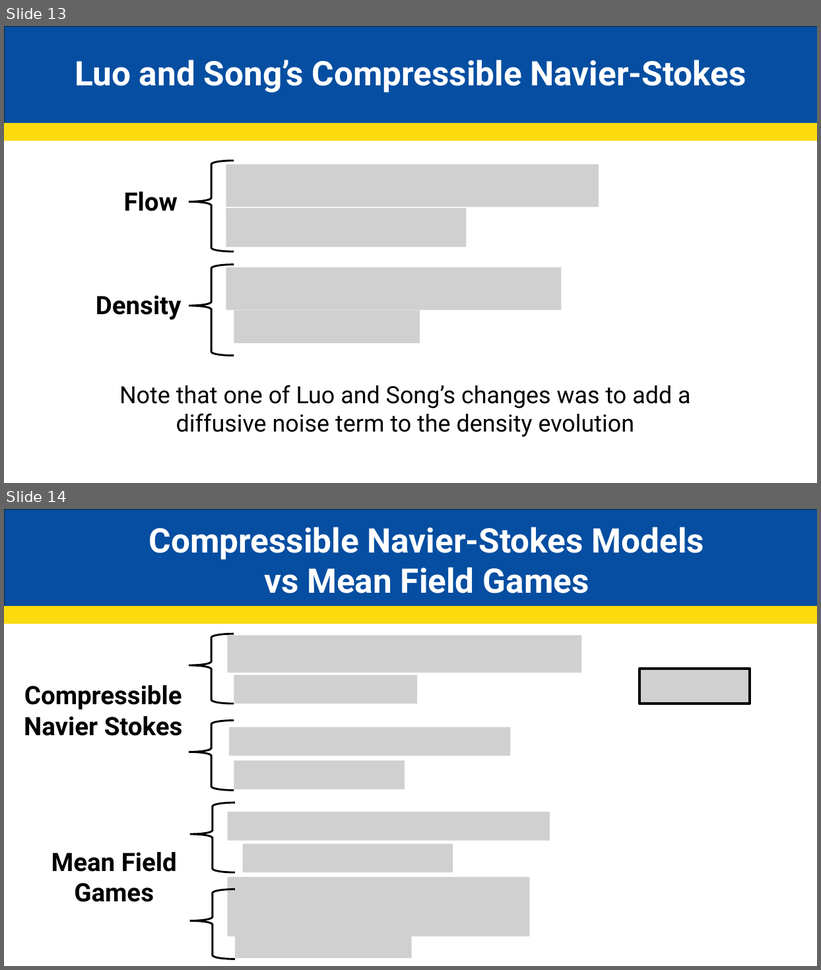
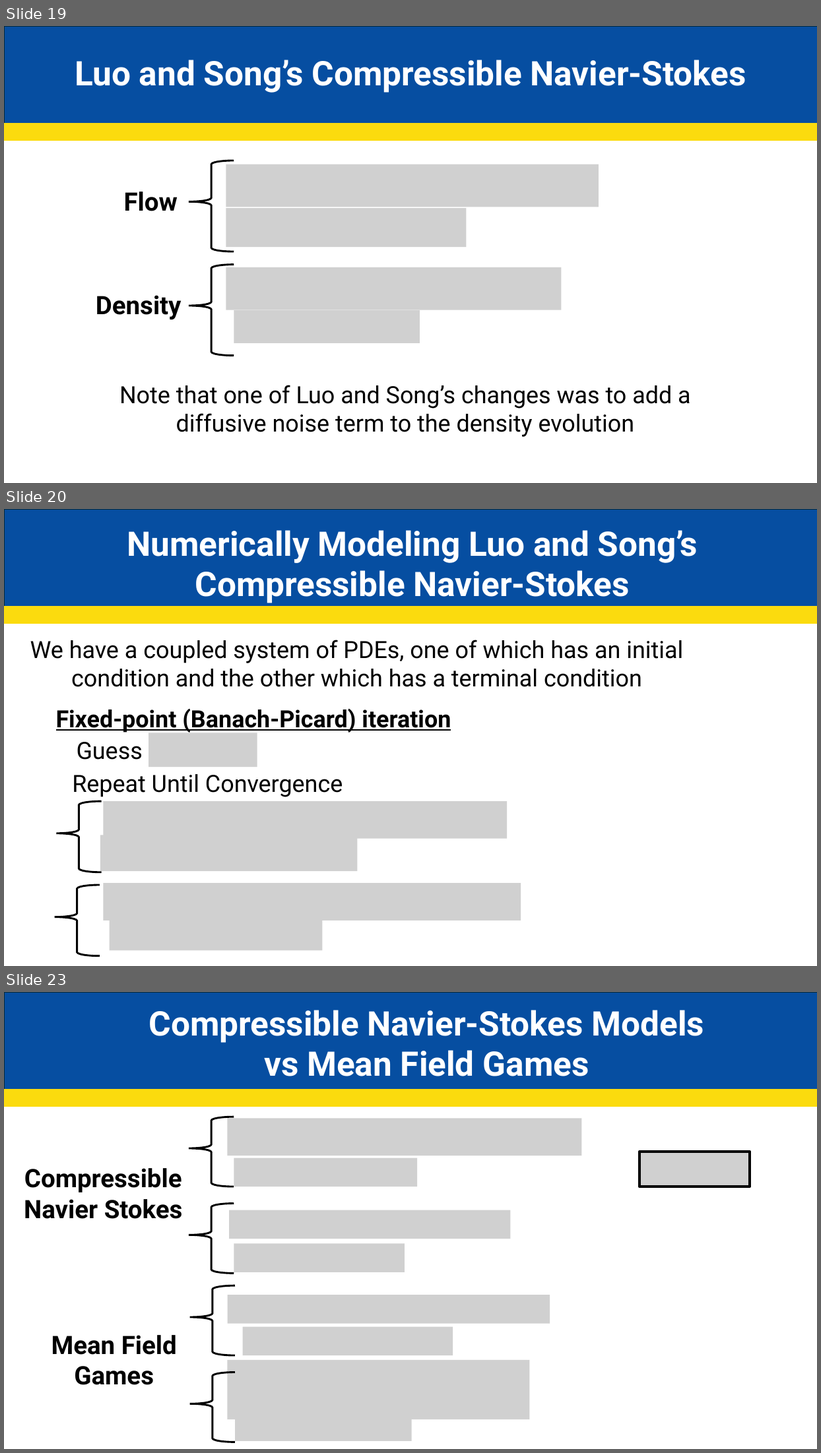
Before and after one commit to JakeCisc210/Candidacy, a slide deck: Reading Course/Presentations/Game Theory Eleven.pptx. Shown one above the other, each under a label of ours: slides 13 and 14 before the commit, slides 19, 20 and 23 after it; the slides between them are not shown. The pictures are 821x970 and 821x1453 pixels, drawn with LibreOffice and Linux fonts; fonts in the diff are those of the drawing; grey boxes stand for pictures. Boxes give left, top, right and bottom in pixels: in the first picture for what was removed or moved away, otherwise in the second. Text is boxed around its words. In the diff, an @@ line names an element or a change of style, - is before the commit and + after.

```diff
--- a/Reading Course/Presentations/Game Theory Eleven.pptx
+++ b/Reading Course/Presentations/Game Theory Eleven.pptx
@@ slide 20 added at [4, 509, 817, 966], background #FFFFFF @@
@@ rectangle added at [5, 509, 817, 607], fill #064EA1, outline #092A39 1.5 pt @@
@@ text added at [127, 530, 698, 603], 40 pt, text #FFFFFF, bold @@
+Numerically Modeling Luo and Song’s Compressible Navier-Stokes
@@ rectangle added at [4, 607, 817, 623], fill #FBDB0E, outline #FBDB0E 1.5 pt @@
@@ text added at [30, 640, 683, 687], 28 pt, text #000000 @@
+We have a coupled system of PDEs, one of which has an initial condition and the other which has a terminal condition
@@ text added at [56, 709, 451, 733], 28 pt, text #000000, bold, underline @@
+Fixed-point (Banach-Picard) iteration
@@ text added at [77, 742, 143, 760], 28 pt, text #000000 @@
+Guess
@@ picture added at [149, 733, 257, 767] @@
@@ text added at [72, 774, 343, 797], 28 pt, text #000000 @@
+Repeat Until Convergence
@@ right brace added at [56, 802, 102, 873], outline #000000 2.25 pt @@
@@ picture added at [104, 801, 507, 838] @@
@@ picture added at [100, 835, 358, 871] @@
@@ picture added at [104, 883, 521, 921] @@
@@ right brace added at [55, 885, 100, 956], outline #000000 2.25 pt @@
@@ picture added at [110, 921, 322, 951] @@
@@ what was slide 13 is now slide 19 @@
@@ what was slide 14 is now slide 23 @@
```
Also in this commit, not shown: 2 slides changed, 10 other slides added, 5 other files.
